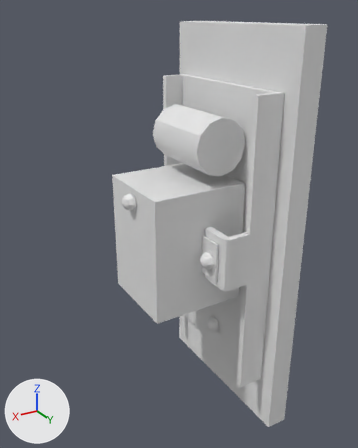
Before and after pictures for a commit that changed the Blender file Models/inventory/elevator_button_panel.blend.
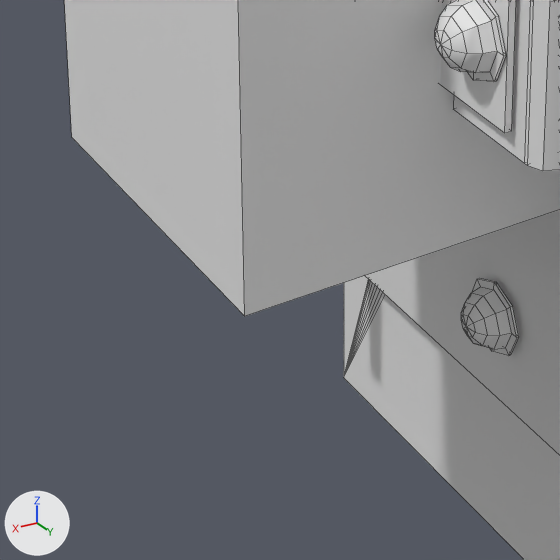
The first picture shows the older version from a 50 mm camera at (4.84, 7.24, 3.87) aimed at (0.55, 0.09, 0.3). The close-ups show both versions on the part from 29% to 64% of the width and 56% to 85% of the height of that picture; other places that the commit changed are outside them. Arrows for +X, +Y and +Z are at lower left; the lights stay in place. The close-ups show mesh edges as thin lines.

Names of what the first close-up shows: 'Cube.006', 'Cube.010', 'Cube.012', 'screw2.001', 'screw4.001', 'wall.001'.
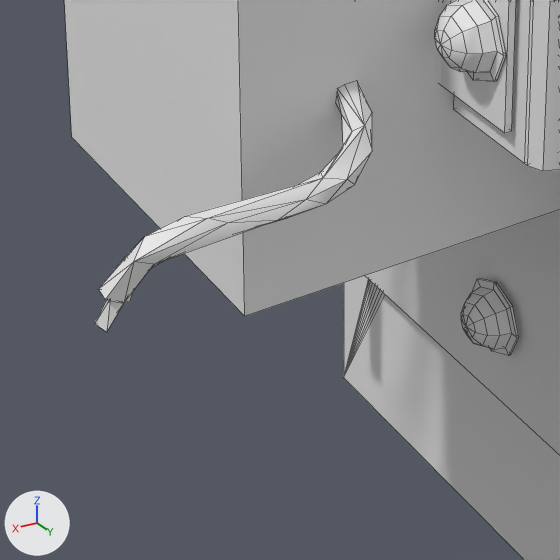
The change, as JSON lines over the scene's bpy script:
```json
{"op": "add", "block": "me_nurbspath_002", "code": ["me_nurbspath_002 = bpy.data.meshes.new('NurbsPath.002')", "me_nurbspath_002.from_pydata(...)  # 56 vertices, 88 faces; spans x -0.528..0.507, y -0.146..0.193, z -0.209..0.436", "me_nurbspath_002.polygons.foreach_set('use_smooth', [True] * 88)"]}
{"op": "add", "block": "ob_wire2_mesh_001", "code": ["ob_wire2_mesh_001 = bpy.data.objects.new('wire2_mesh.001', me_nurbspath_002)", "ob_wire2_mesh_001.location = (1.499, 1.001, -0.452)", "ob_wire2_mesh_001.rotation_euler = (-3.092, 0.0, 0.0)  # degrees (-177, 0, 0)", "ob_wire2_mesh_001.scale = (1.12, 1.12, 1.12)"]}
```

Location of each change, (x1, y1, x2, y2) in pixels of the close-ups (560 x 560 px):
```json
{"object": "wire2_mesh.001", "change": "added", "after": [95, 80, 372, 332]}
```
